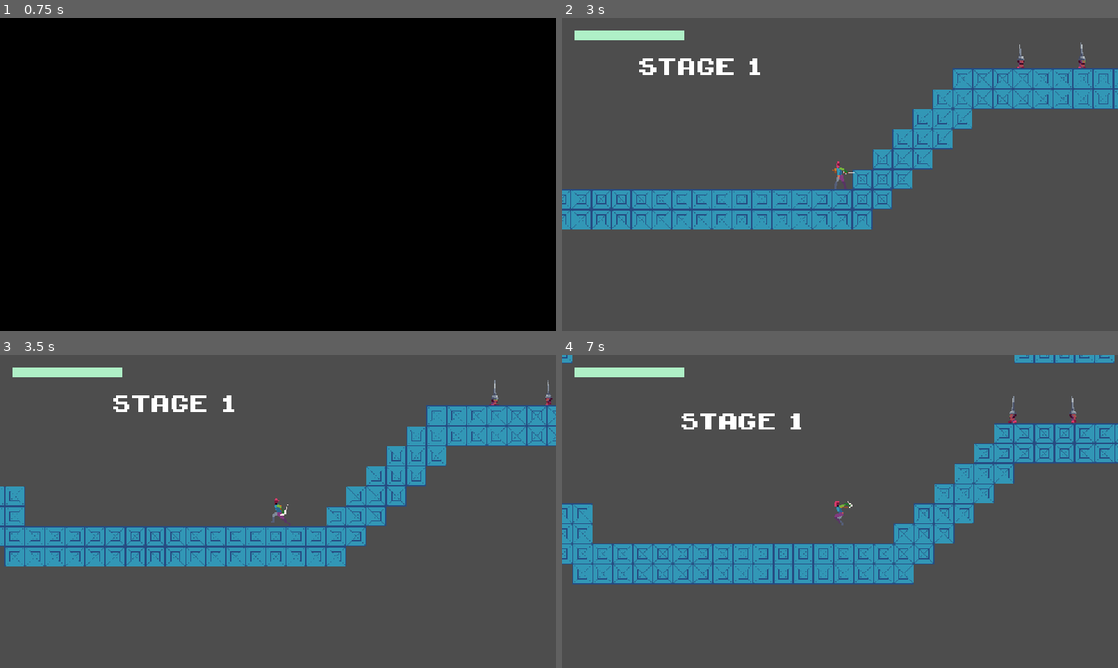
Above: before the commit, frames 1-4 (two rows, left to right).
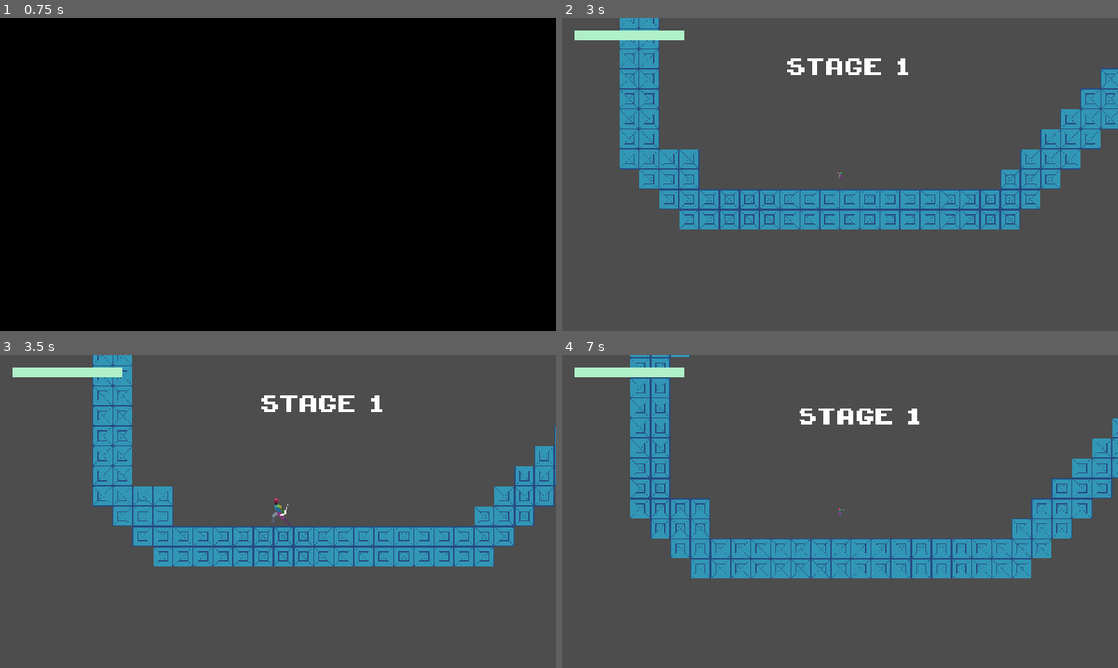
Above: after the commit, the same moments.

Repository: jbradlim08/MindBlade
Game: Godot game, scene res://scene/game/main_menu.tscn
The game is run twice, just before and just after one commit, with the same random seed, the same clock (stepped at 60 frames per second) and the same inputs.
Inputs (mouse positions are in pixels of both pictures, inside the frame that each line leads up to):
- Up to frame 1 (0.75 s): click (122, 174) at 0.5 s
- Up to frame 2 (3 s): tap Enter at 1.25 s; move the mouse to (962, 158) at 1.27 s; hold R (to_checkpoint) 1.28-2.03 s; hold D (right) 1.28-2.78 s; click (962, 158) at 1.42 s; tap W (jump) at 1.52, 2.27 s; move the mouse to (728, 190) at 2.02 s; tap Space (dash) at 2.1 s; tap R (to_checkpoint) at 2.3 s; move the mouse to (895, 105) at 2.77 s; hold A (left) from 2.78 s (still down); hold R (to_checkpoint) from 2.78 s (still down); click (895, 105) at 2.85 s
- Up to frame 3 (3.5 s): keep holding A (left); keep holding R (to_checkpoint)
- Up to frame 4 (7 s): move the mouse to (812, 574) at 3.52 s; release A (left) at 3.53 s; release R (to_checkpoint) at 3.53 s; hold D (right) 3.53-5.03 s; tap Middle mouse button (middle-mouse) at 3.6 s; click (812, 574) at 3.67 s; tap W (jump) at 3.77, 4.52, 5.27, 6.77 s; tap R (to_checkpoint) at 3.8, 5.3, 6.8 s; move the mouse to (1006, 558) at 4.27 s; hold R (to_checkpoint) 4.28-5.03 s; right-click (1006, 558) at 4.35 s; move the mouse to (845, 524) at 5.02 s; hold A (left) 5.03-5.78 s; tap E (set-checkpoint) at 5.1 s; click (845, 524) at 5.17 s; move the mouse to (867, 511) at 5.77 s; hold D (right) 5.78-6.53 s; hold R (to_checkpoint) 5.78-6.53 s; click (867, 511) at 5.92 s; move the mouse to (756, 433) at 6.52 s; hold A (left) from 6.53 s (still down); tap Shift at 6.6 s

Frame 1 is identical in both runs. In frame 2, 22% of the frame differs, in the area x 0-100%, y 0-68%; in frame 3, 22%; in frame 4, 23%, in the area x 0-100%, y 0-74%.

Commit message:
Fix the transition bug. Order: Fade out -> player process set to 'always' and set the state to IDLE -> fade in. Set the first coordinate as a checkpoint

Diff:
--- a/character/base_player.gd
+++ b/character/base_player.gd
@@ -65,7 +65,7 @@
 		checkpoint_timer.start()
 		print("set checkpoint: " + str(global_position))
 	# teleport to checkpoint
-	if event.is_action_pressed("to_checkpoint") and SceneManager.has_checkpoint:
+	if event.is_action_pressed("to_checkpoint"):
 		global_position = SceneManager.get_checkpoint_pos()
 		entrance()
 		print("back to checkpoint")
@@ -370,6 +370,7 @@
 	return floor_group != null and floor_group.is_in_group("world")
 
 func transition() -> void:
+	set_enemies_active(false) # enemies paused
 	var layer := CanvasLayer.new()
 	layer.layer = 100
 	add_child(layer)
@@ -388,6 +389,8 @@
 	# 2. blackout: teleport, then let the player fall and settle
 	velocity = Vector2.ZERO
 	global_position = SceneManager.get_checkpoint_pos()
+	anim.speed_scale = 1.0 # resume the animations
+	sprite.self_modulate = Color.WHITE   # turn normal
 	set_physics_process(true) # so player can fall
 	await get_tree().create_timer(0.4).timeout
 	set_state(PlayerState.IDLE)
@@ -399,6 +402,12 @@
 	await fade_in.finished
 
 	layer.queue_free()
+	set_enemies_active(true) # enemies resume
+
+func set_enemies_active(active: bool) -> void:
+	var mode := Node.PROCESS_MODE_INHERIT if active else Node.PROCESS_MODE_DISABLED
+	for enemy in get_tree().get_nodes_in_group("enemy_body"):
+		enemy.process_mode = mode
 #endregion
 
 #region Damage
@@ -443,8 +452,11 @@
 
 func hit_danger() -> void:
 	take_damage(DataManager.get_spike_dmg(), Vector2.ZERO, false)
+	SignalManager.on_player_hurt.emit(global_position)
 	set_physics_process(false)
 	can_get_input = false
+	sprite.self_modulate = Color(3.0, 0.0, 0.0)   # turn red
+	anim.speed_scale = 0.0 # freeze the current animation
 
 	await get_tree().create_timer(0.2).timeout
 	await transition()
--- a/global/data_manager.gd
+++ b/global/data_manager.gd
@@ -51,7 +51,7 @@
 #region Level
 var level_start_pos: Dictionary = {
 	0: Vector2(498.0, -16),
-	1: Vector2(368, 479),
+	1: Vector2(368, 488),
 }
 
 func get_level_start_pos(level: int) -> Vector2:
--- a/scene/game/level.tscn
+++ b/scene/game/level.tscn
@@ -24,6 +24,12 @@
 
 [node name="Danger" parent="." instance=ExtResource("2_1gpe7")]
 tile_map_data = PackedByteArray("AAAwAA8AAAAAAAAAAAAxAA8AAAABAAAAAAAyAA8AAAABAAAAAAAzAA8AAAABAAAAAAA0AA8AAAABAAAAAAA1AA …(848 unchanged characters)…
+
+[node name="Vier" parent="." node_paths=PackedStringArray("danger_tilemap") instance=ExtResource("2_jnrmd")]
+position = Vector2(298, 469)
+danger_tilemap = NodePath("../Danger")
+
+[node name="Camera" parent="Vier" instance=ExtResource("8_u2b8d")]
 
 [node name="ObjectContainer" parent="." instance=ExtResource("3_jnrmd")]
 
@@ -53,9 +59,3 @@
 [node name="HeadKnife3" parent="." instance=ExtResource("8_kapys")]
 position = Vector2(876, 297)
 patrol_time = 3.5
-
-[node name="Vier" parent="." node_paths=PackedStringArray("danger_tilemap") instance=ExtResource("2_jnrmd")]
-position = Vector2(298, 469)
-danger_tilemap = NodePath("../Danger")
-
-[node name="Camera" parent="Vier" instance=ExtResource("8_u2b8d")]
--- a/script/object_container.gd
+++ b/script/object_container.gd
@@ -11,6 +11,7 @@
 	SignalManager.on_throw_blade.connect(spawn_crosshair)
 	SignalManager.on_jump_on_air.connect(spawn_air)
 	SignalManager.on_player_hit.connect(spawn_slash)
+	SignalManager.on_player_hurt.connect(spawn_slash)
 	SignalManager.on_hk_die.connect(spawn_hkknife)
 
 func spawn_shockwave(pos: Vector2) -> void:
